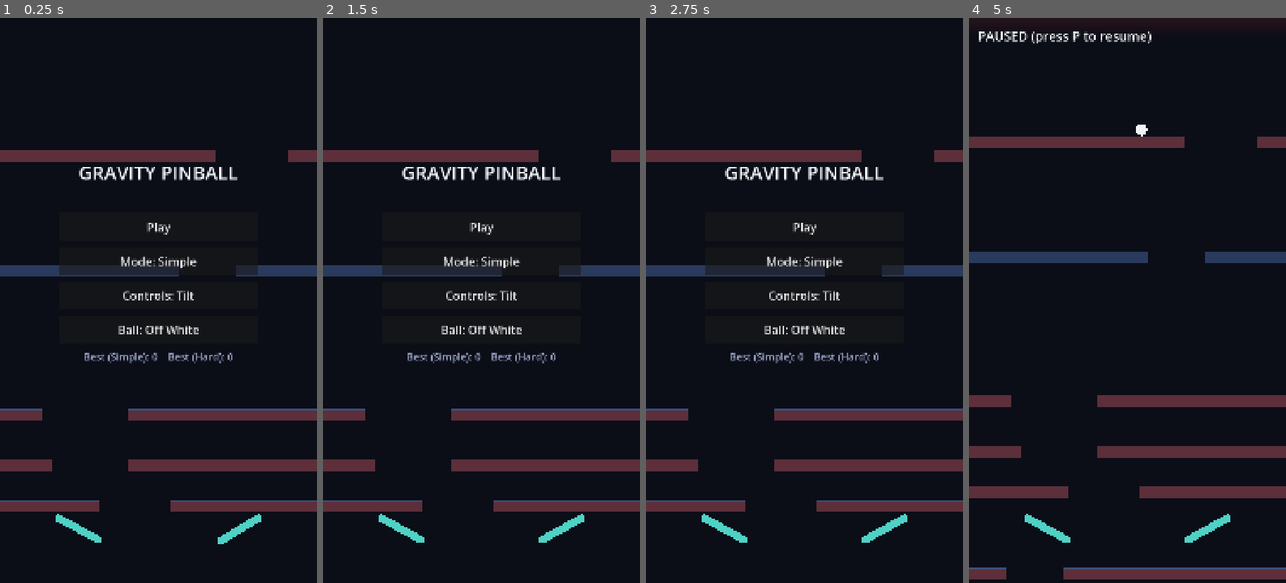
Above: before the commit, frames 1-4 (left to right).
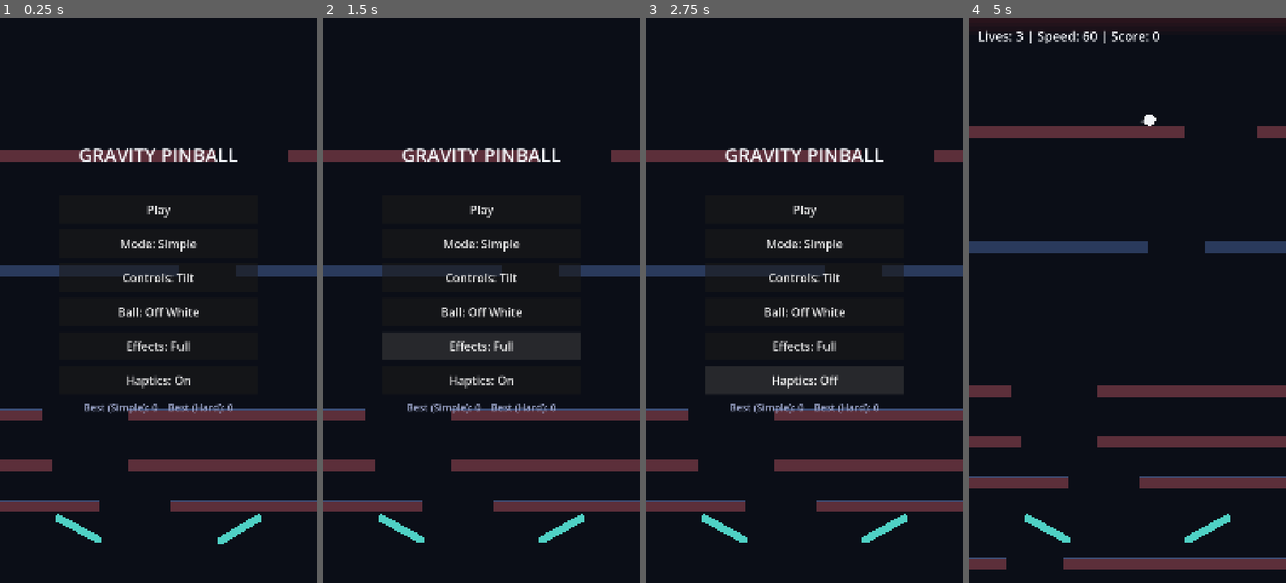
Above: after the commit, the same moments.

Repository: raeyyanhabib/GravityPinball
Game: Godot game, scene res://main.tscn
Same seed, same stepped clock (60 frames per second), same inputs: the game is played once before the commit and once after it.
Inputs (mouse positions are in pixels of both pictures, inside the frame that each line leads up to):
- Up to frame 1 (0.25 s): no input
- Up to frame 2 (1.5 s): click (481, 345) at 0.5 s, where only the run after the commit has a clickable "Effects: Full"; click (481, 345) at 1.25 s, where only the run after the commit has a clickable "Effects: Low"
- Up to frame 3 (2.75 s): click (804, 379) at 2 s, where only the run after the commit has a clickable "Haptics: On"
- Up to frame 4 (5 s): click (1127, 379) at 2.75 s, where only the run after the commit has a clickable "Haptics: Off"; click "Play" at 3.5 s; tap Enter at 4.25 s; move the mouse to (1197, 272) at 4.27 s; hold D from 4.28 s (still down); tap P at 4.35 s; click (1197, 272) at 4.42 s

The runs differ from the first frame. In frame 1, 3.9% of the frame differs, in the area x 18-82%, y 23-70%; in frame 2, 5.1%; in frame 3, 6.8%; in frame 4, 18%, in the area x 0-100%, y 2-100%.

Commit message:
M6: enhanced graphics a bit

Diff:
--- a/ball.gd
+++ b/ball.gd
@@ -4,7 +4,7 @@
 const RADIUS := 20.0
 const MAX_SPEED := 900.0
 const TILT_FORCE := 600.0
-const TRAIL_LENGTH := 10        # how many past positions the trail keeps
+const TRAIL_LENGTH := 10        # most past positions the trail keeps
 
 # Ball colors. Black gets a light outline so it stays visible on navy.
 const COLORS := {
@@ -17,6 +17,7 @@
 var tilt := 0.0
 var attached := false           # true while pinned to a bar
 var style := "off_white"        # set from the menu
+var trail_length := TRAIL_LENGTH  # main.gd sets this to 0 in low effects
 var trail: Array = []           # recent global positions, newest last
 
 func _ready() -> void:
@@ -34,10 +35,10 @@
 	mat.friction = 0.2
 	physics_material_override = mat
 
-# Record the trail every rendered frame
+# Record the trail every rendered frame, keeping only the newest points
 func _process(_delta: float) -> void:
 	trail.append(global_position)
-	if trail.size() > TRAIL_LENGTH:
+	while trail.size() > trail_length:
 		trail.pop_front()
 	queue_redraw()
 
--- /dev/null
+++ b/game_log.gd
@@ -0,0 +1,52 @@
+extends RefCounted
+class_name GameLog
+
+# Local log file for debugging. Nothing is sent anywhere.
+# Trimmed to a fresh file when it gets too big.
+const PATH := "user://game.log"
+const MAX_BYTES := 200000
+const LEVELS := ["DEBUG", "INFO", "WARNING", "ERROR"]
+
+# Lowest level that gets written. 0 = debug, 1 = info.
+static var min_level := 1
+
+static func debug(message: String) -> void:
+	_write(0, message)
+
+static func info(message: String) -> void:
+	_write(1, message)
+
+static func warning(message: String) -> void:
+	_write(2, message)
+
+static func error(message: String) -> void:
+	_write(3, message)
+
+# Build one line, print it, and append it to the file
+static func _write(level: int, message: String) -> void:
+	if level < min_level:
+		return
+	var line := "[%s] [%s] %s" % [Time.get_datetime_string_from_system(), LEVELS[level], message]
+	print(line)
+	_rotate_if_big()
+
+	# Append to the existing file, or create it on the first write
+	var mode := FileAccess.READ_WRITE if FileAccess.file_exists(PATH) else FileAccess.WRITE_READ
+	var file := FileAccess.open(PATH, mode)
+	if file == null:
+		return
+	file.seek_end()
+	file.store_line(line)
+	file.close()
+
+# Start a fresh file once the old one passes MAX_BYTES
+static func _rotate_if_big() -> void:
+	if not FileAccess.file_exists(PATH):
+		return
+	var check := FileAccess.open(PATH, FileAccess.READ)
+	if check == null:
+		return
+	var too_big := check.get_length() > MAX_BYTES
+	check.close()
+	if too_big:
+		DirAccess.remove_absolute(ProjectSettings.globalize_path(PATH))
--- a/main.gd
+++ b/main.gd
@@ -17,11 +17,15 @@
 const BG_COLOR := "#0b0e17"
 const BAR_COLOR := "#2a3a5c"
 const BAR_EDGE_COLOR := "#3d4f78"
-const GLOW_COLOR := Color(0.9, 0.24, 0.24)  # red top-edge warning
-const GLOW_HEIGHT := 60.0                   # how far down the glow reaches (px)
-const GLOW_RANGE := 500.0                   # ball height where the glow starts (px)
+const GLOW_COLOR := Color(0.9, 0.24, 0.24)
+const GLOW_HEIGHT := 60.0
+const GLOW_RANGE := 500.0
 const PIN_COLOR := "#f6ad55"
 const LIFE_LOST_COLOR := "#e53e3e"
+
+# ---- Quality ----
+const LOW_FPS := 40.0           # below this for LOW_FPS_SECONDS, switch to low effects
+const LOW_FPS_SECONDS := 3.0
 
 # ---- Speed tuning ----
 const BASE_SPEED := 60.0
@@ -32,7 +36,6 @@
 const TILT_DEAD := 0.6
 const TILT_FULL := 4.0
 const TILT_SMOOTH := 0.15
-# On-screen steer buttons, used in Buttons mode
 const STEER_LEFT_RECT := Rect2(0, 1440, 300, 200)
 const STEER_RIGHT_RECT := Rect2(780, 1440, 300, 200)
 
@@ -53,7 +56,7 @@
 
 const BALL_STYLES := ["off_white", "silver", "black", "white"]
 
-# ---- Saved settings (loaded in _ready) ----
+# ---- Saved settings ----
 var settings: Dictionary = {}
 
 # ---- Game state ----
@@ -62,6 +65,8 @@
 var time_played := 0.0
 var obstacles_passed := 0       # also the score
 var current_scroll_speed := BASE_SPEED
+var auto_low := false           # set when the frame rate stays low
+var slow_time := 0.0            # seconds the frame rate has been low
 
 # ---- Runtime ----
 var ball: Ball
@@ -78,18 +83,21 @@
 var life_cooldown := 0.0
 var hud: Label
 var menu_layer: CanvasLayer
-var title_label: Label
 var status_label: Label
 var best_label: Label
-var play_btn: Button
 var mode_btn: Button
 var controls_btn: Button
 var ball_btn: Button
+var effects_btn: Button
+var haptics_btn: Button
 
 func _ready() -> void:
 	randomize()
-	RenderingServer.set_default_clear_color(Color(BG_COLOR))  # navy background
+	get_tree().auto_accept_quit = false   # we handle close and back ourselves
+	RenderingServer.set_default_clear_color(Color(BG_COLOR))
 	settings = SettingsStore.load_settings()
+	GameLog.info("Game started. Mode %s, controls %s, effects %s" % [
+		settings.mode, settings.controls, settings.effects])
 	_make_walls()
 
 	# Fill the screen, starting one chunk above the top
@@ -120,15 +128,38 @@
 	_build_menu()
 	_show_menu("")
 
+# Phone and desktop lifecycle.
+# Losing focus pauses a run. Back pauses a run, or leaves a paused run.
+# Closing the window always quits.
+func _notification(what: int) -> void:
+	if what == NOTIFICATION_WM_CLOSE_REQUEST:
+		get_tree().quit()
+	elif what == NOTIFICATION_APPLICATION_FOCUS_OUT:
+		if state == "play":
+			state = "paused"
+			GameLog.info("Paused (app lost focus)")
+	elif what == NOTIFICATION_WM_GO_BACK_REQUEST:
+		if state == "play":
+			state = "paused"
+		elif state == "paused":
+			_end_run("RUN ENDED")
+		else:
+			get_tree().quit()
+
 # Touch, click, key, and pause input
 func _input(event: InputEvent) -> void:
-	# P pauses and resumes during play
+	# P toggles pause on the laptop
 	if event is InputEventKey and event.pressed and not event.echo and event.keycode == KEY_P:
 		if state == "play":
 			state = "paused"
 		elif state == "paused":
 			state = "play"
 		return
+
+	# Any tap resumes a paused run
+	if state == "paused" and event.is_pressed() \
+			and (event is InputEventScreenTouch or event is InputEventMouseButton):
+		state = "play"
 
 	# Track each finger, and the mouse as index -1
 	if event is InputEventScreenTouch:
@@ -146,6 +177,18 @@
 	elif event is InputEventMouseMotion and touches.has(-1):
 		touches[-1] = event.position
 
+# Watch the frame rate during play. If it stays low, switch to low effects.
+func _process(delta: float) -> void:
+	if state != "play" or auto_low:
+		return
+	if Engine.get_frames_per_second() < LOW_FPS:
+		slow_time += delta
+		if slow_time >= LOW_FPS_SECONDS:
+			auto_low = true
+			GameLog.warning("Frame rate stayed under %d, switched to low effects" % int(LOW_FPS))
+	else:
+		slow_time = maxf(0.0, slow_time - delta)
+
 # Main loop, 60 times per second
 func _physics_process(delta: float) -> void:
 	if state != "play":
@@ -159,6 +202,7 @@
 
 	_read_tilt()
 	_read_flippers()
+	ball.trail_length = 0 if _effects_low() else Ball.TRAIL_LENGTH
 	_update_chunks(delta)
 	ball.gravity_scale = _gravity_at_ball()
 
@@ -181,18 +225,19 @@
 	if ball.position.y <= Ball.RADIUS:
 		_lose_life()
 	elif ball.position.y > H + 200.0:
+		GameLog.warning("Ball fell past the floor, replacing it")
 		_respawn_ball()
 
 # Top-edge warning glow and, in Buttons mode, the faint steer buttons
 func _draw() -> void:
 	if state != "play":
 		return
-	# Stacked bands: the glow gets stronger as the ball nears the top
-	var near := clampf(1.0 - ball.position.y / GLOW_RANGE, 0.0, 1.0)
-	if near > 0.0:
-		for i in range(4):
-			var band_h := GLOW_HEIGHT * float(i + 1) / 4.0
-			draw_rect(Rect2(0, 0, W, band_h), Color(GLOW_COLOR, near * 0.12))
+	if not _effects_low():
+		var near := clampf(1.0 - ball.position.y / GLOW_RANGE, 0.0, 1.0)
+		if near > 0.0:
+			for i in range(4):
+				var band_h := GLOW_HEIGHT * float(i + 1) / 4.0
+				draw_rect(Rect2(0, 0, W, band_h), Color(GLOW_COLOR, near * 0.12))
 
 	if settings.controls == "buttons":
 		draw_rect(STEER_LEFT_RECT, Color(1, 1, 1, 0.08))
@@ -245,8 +290,7 @@
 	return false
 
 # Decide whether the ball is stuck against a bar.
-# Pinning works at any height, so a bar that catches the ball can't carry it
-# to the ceiling unpinned.
+# Pinning works at any height, so a bar can't carry the ball to the ceiling unpinned.
 func _check_wedge(delta: float) -> void:
 	grace_timer = max(0.0, grace_timer - delta)
 	var touching := _touching_bar()
@@ -256,8 +300,9 @@
 	wedge_timer = PinballLogic.next_wedge_timer(wedge_timer, delta, touching, stuck, can_pin)
 	if PinballLogic.should_pin(wedge_timer, WEDGE_TIME):
 		ball.attach()
+		GameLog.debug("Pinned at y=%d" % int(ball.position.y))
 		_burst(ball.position, Color(PIN_COLOR), 14)
-		Input.vibrate_handheld(30)
+		_buzz(30)
 		wedge_timer = 0.0
 		break_timer = 0.0
 
@@ -298,21 +343,25 @@
 	if PinballLogic.can_lose_life(life_cooldown):
 		life_cooldown = LIFE_COOLDOWN
 		lives -= 1
+		GameLog.warning("Life lost at y=%d, %d left" % [int(ball.position.y), lives])
 		_burst(ball.position, Color(LIFE_LOST_COLOR), 24)
-		Input.vibrate_handheld(120)
+		_buzz(120)
 		if lives <= 0:
-			_end_run()
+			_end_run("GAME OVER")
 			return
 	_respawn_ball()
 
 # Save the best score for this mode, park the ball, and return to the menu
-func _end_run() -> void:
+func _end_run(title: String) -> void:
 	var mode: String = settings.mode
-	if obstacles_passed > int(settings.best[mode]):
+	var is_new_best := obstacles_passed > int(settings.best[mode])
+	if is_new_best:
 		settings.best[mode] = obstacles_passed
 	SettingsStore.save_settings(settings)
+	GameLog.info("Run ended (%s): score %d, mode %s, new best %s" % [
+		title, obstacles_passed, mode, str(is_new_best)])
 	_park_ball()
-	_show_menu("GAME OVER\nScore: %d" % obstacles_passed)
+	_show_menu("%s\nScore: %d" % [title, obstacles_passed])
 
 # Park the ball during menus: hidden, off screen, no collisions
 func _park_ball() -> void:
@@ -326,7 +375,7 @@
 	ball.collision_layer = 0
 	ball.collision_mask = 0
 
-# Remove an old ball completely: no collisions, hidden, then freed.
+# Remove an old ball completely: no collisions, hidden, then freed
 func _retire_ball(old: Ball) -> void:
 	old.attached = false
 	old.freeze = true
@@ -338,8 +387,14 @@
 	old.visible = false
 	old.queue_free()
 
+# Low effects: the game has no burst particles
+func _effects_low() -> bool:
+	return settings.effects == "low" or auto_low
+
 # A short burst of particles at a point. Removed after it finishes.
 func _burst(pos: Vector2, color: Color, amount: int) -> void:
+	if _effects_low():
+		return
 	var p := CPUParticles2D.new()
 	p.position = pos
 	p.amount = amount
@@ -357,6 +412,11 @@
 	p.emitting = true
 	get_tree().create_timer(1.0).timeout.connect(p.queue_free)
 
+# Short vibration on phones, only when haptics are on
+func _buzz(duration_ms: int) -> void:
+	if settings.haptics:
+		Input.vibrate_handheld(duration_ms)
+
 # Show the menu, with an optional message at the top
 func _show_menu(message: String) -> void:
 	state = "menu"
@@ -383,6 +443,14 @@
 	ball.set_style(settings.ball)
 	_save_and_refresh()
 
+func _on_effects() -> void:
+	settings.effects = "low" if settings.effects == "full" else "full"
+	_save_and_refresh()
+
+func _on_haptics() -> void:
+	settings.haptics = not settings.haptics
+	_save_and_refresh()
+
 func _save_and_refresh() -> void:
 	SettingsStore.save_settings(settings)
 	_refresh_menu()
@@ -391,6 +459,8 @@
 	mode_btn.text = "Mode: %s" % String(settings.mode).capitalize()
 	controls_btn.text = "Controls: %s" % ("Tilt" if settings.controls == "tilt" else "Buttons")
 	ball_btn.text = "Ball: %s" % String(settings.ball).replace("_", " ").capitalize()
+	effects_btn.text = "Effects: %s" % ("Full" if settings.effects == "full" else "Low")
+	haptics_btn.text = "Haptics: %s" % ("On" if settings.haptics else "Off")
 	best_label.text = "Best (Simple): %d    Best (Hard): %d" % [
 		int(settings.best.simple), int(settings.best.hard)]
 
@@ -400,17 +470,17 @@
 	add_child(menu_layer)
 
 	var box := VBoxContainer.new()
-	box.position = Vector2(200, 480)
+	box.position = Vector2(200, 420)
 	box.custom_minimum_size = Vector2(680, 0)
 	box.add_theme_constant_override("separation", 20)
 	menu_layer.add_child(box)
 
-	title_label = Label.new()
-	title_label.text = "GRAVITY PINBALL"
-	title_label.add_theme_font_size_override("font_size", 64)
-	title_label.add_theme_color_override("font_color", Color("#f2f4f8"))
-	title_label.horizontal_alignment = HORIZONTAL_ALIGNMENT_CENTER
-	box.add_child(title_label)
+	var title := Label.new()
+	title.text = "GRAVITY PINBALL"
+	title.add_theme_font_size_override("font_size", 64)
+	title.add_theme_color_override("font_color", Color("#f2f4f8"))
+	title.horizontal_alignment = HORIZONTAL_ALIGNMENT_CENTER
+	box.add_child(title)
 
 	status_label = Label.new()
 	status_label.add_theme_font_size_override("font_size", 40)
@@ -418,10 +488,12 @@
 	status_label.horizontal_alignment = HORIZONTAL_ALIGNMENT_CENTER
 	box.add_child(status_label)
 
-	play_btn = _make_button(box, "Play", _on_play)
+	_make_button(box, "Play", _on_play)
 	mode_btn = _make_button(box, "", _on_mode)
 	controls_btn = _make_button(box, "", _on_controls)
 	ball_btn = _make_button(box, "", _on_ball)
+	effects_btn = _make_button(box, "", _on_effects)
+	haptics_btn = _make_button(box, "", _on_haptics)
 
 	best_label = Label.new()
 	best_label.add_theme_font_size_override("font_size", 34)
@@ -445,6 +517,7 @@
 	time_played = 0.0
 	obstacles_passed = 0
 	current_scroll_speed = BASE_SPEED
+	GameLog.info("Run started, mode %s" % settings.mode)
 	_respawn_ball()
 
 # Retire the current ball and create a fresh one at a clear spot near the start
@@ -457,6 +530,7 @@
 	ball.set_style(settings.ball)
 	add_child(ball)
 	ball.position = _find_clear_spawn()
+	GameLog.debug("Ball placed at (%d, %d)" % [int(ball.position.x), int(ball.position.y)])
 
 	wedge_timer = 0.0
 	break_timer = 0.0
@@ -480,6 +554,8 @@
 			query.transform = Transform2D(0.0, p)
 			if space.intersect_shape(query, 1).is_empty():
 				return p
+
+	GameLog.warning("No clear spawn near the start, using the default point")
 	return BALL_START
 
 # Scroll chunks, count passed ones, remove old ones, add new ones below
@@ -516,7 +592,7 @@
 		hud.text = ""
 		return
 	if state == "paused":
-		hud.text = "PAUSED (press P to resume)"
+		hud.text = "PAUSED\nTap or press P to resume"
 		return
 	var text := "Lives: %d | Speed: %d | Score: %d" % [
 		lives, int(current_scroll_speed), obstacles_passed]
--- a/settings_store.gd
+++ b/settings_store.gd
@@ -1,26 +1,82 @@
 extends RefCounted
 class_name SettingsStore
 
-# Saved to user://save.json on the device
+# Saved to user://save.json on the device. Only known keys are kept.
 const PATH := "user://save.json"
+const TMP_NAME := "save.json.tmp"
+const VERSION := 2
+
 const DEFAULTS := {
+	"version": VERSION,
 	"mode": "simple",
 	"controls": "tilt",
 	"ball": "off_white",
+	"effects": "full",
+	"haptics": true,
 	"best": {"simple": 0, "hard": 0},
 }
 
-# Load saved settings, falling back to defaults for anything missing
+const VALID_MODES := ["simple", "hard"]
+const VALID_CONTROLS := ["tilt", "buttons"]
+const VALID_BALLS := ["off_white", "silver", "black", "white"]
+const VALID_EFFECTS := ["full", "low"]
+
+# Load the save file, or return defaults if it's missing or broken
 static func load_settings() -> Dictionary:
+	if not FileAccess.file_exists(PATH):
+		return DEFAULTS.duplicate(true)
+
+	var file := FileAccess.open(PATH, FileAccess.READ)
+	if file == null:
+		GameLog.warning("Could not open save file, using defaults")
+		return DEFAULTS.duplicate(true)
+
+	var parsed = JSON.parse_string(file.get_as_text())
+	file.close()
+	if not (parsed is Dictionary):
+		GameLog.warning("Save file was not valid JSON, using defaults")
+		return DEFAULTS.duplicate(true)
+
+	return sanitize(parsed)
+
+# Keep only known keys, fix wrong types, and fill gaps from defaults.
+# Anything that can't be fixed falls back to its default.
+static func sanitize(data: Dictionary) -> Dictionary:
 	var result := DEFAULTS.duplicate(true)
-	if not FileAccess.file_exists(PATH):
-		return result
-	var file := FileAccess.open(PATH, FileAccess.READ)
-	var parsed = JSON.parse_string(file.get_as_text())
-	if parsed is Dictionary:
-		result.merge(parsed, true)
+	result.version = VERSION
+	result.mode = _pick(data.get("mode"), VALID_MODES, DEFAULTS.mode)
+	result.controls = _pick(data.get("controls"), VALID_CONTROLS, DEFAULTS.controls)
+	result.ball = _pick(data.get("ball"), VALID_BALLS, DEFAULTS.ball)
+	result.effects = _pick(data.get("effects"), VALID_EFFECTS, DEFAULTS.effects)
+	result.haptics = bool(data.get("haptics", DEFAULTS.haptics))
+
+	var best = data.get("best")
+	if best is Dictionary:
+		for mode in VALID_MODES:
+			result.best[mode] = maxi(0, int(best.get(mode, 0)))
 	return result
 
-static func save_settings(data: Dictionary) -> void:
-	var file := FileAccess.open(PATH, FileAccess.WRITE)
-	file.store_string(JSON.stringify(data))
+# Use the value only if it's a string from the valid list
+static func _pick(value, valid: Array, fallback: String) -> String:
+	if value is String and valid.has(value):
+		return value
+	return fallback
+
+# Write to a temp file first, then swap it in.
+# A crash mid-write can't leave a half-written save behind.
+static func save_settings(data: Dictionary) -> bool:
+	var clean := sanitize(data)
+	var file := FileAccess.open("user://" + TMP_NAME, FileAccess.WRITE)
+	if file == null:
+		GameLog.error("Could not write save file")
+		return false
+	file.store_string(JSON.stringify(clean, "\t"))
+	file.close()
+
+	var dir := DirAccess.open("user://")
+	if dir == null:
+		GameLog.error("Could not open user folder to save")
+		return false
+	if dir.file_exists("save.json"):
+		dir.remove("save.json")
+	return dir.rename(TMP_NAME, "save.json") == OK
Not shown, added: game_log.gd.uid
